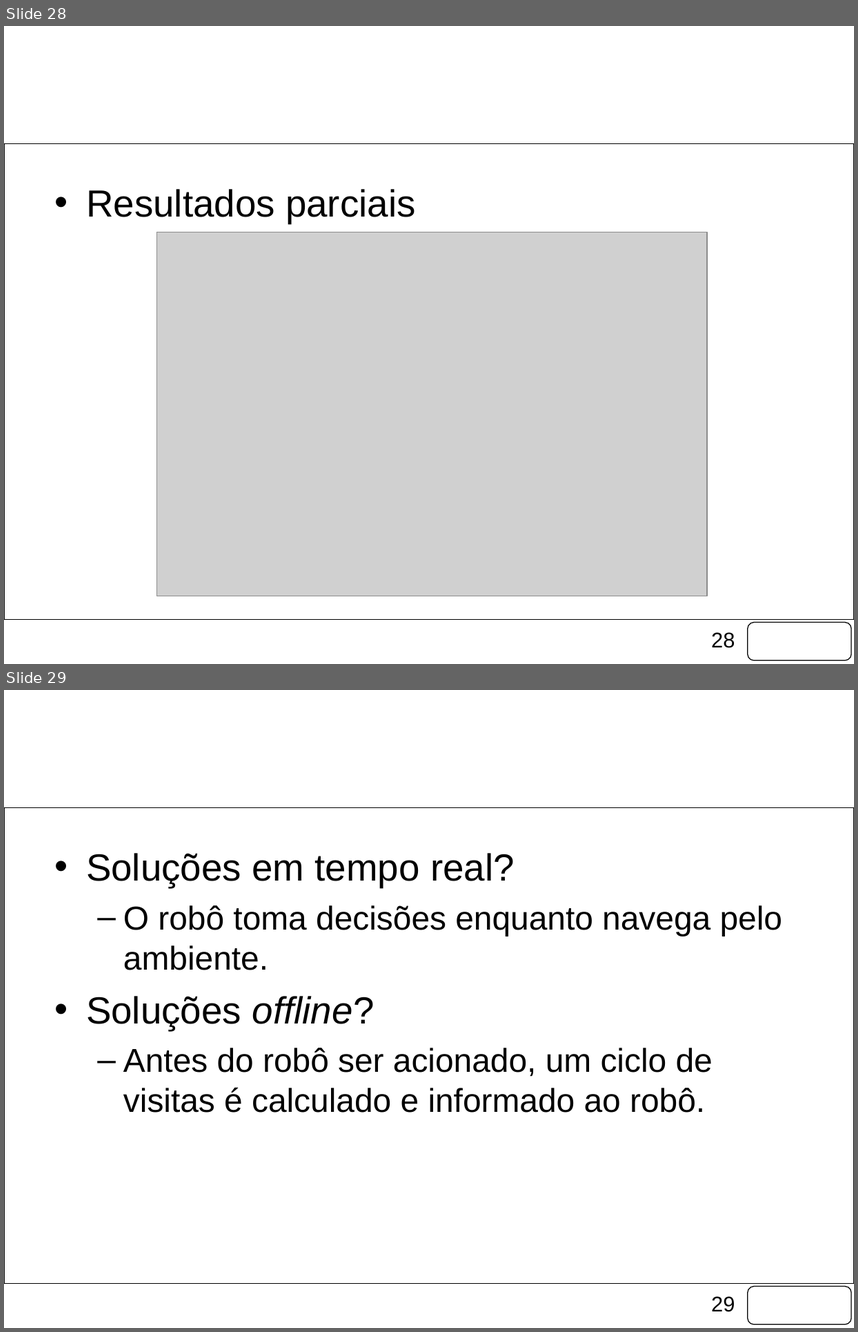
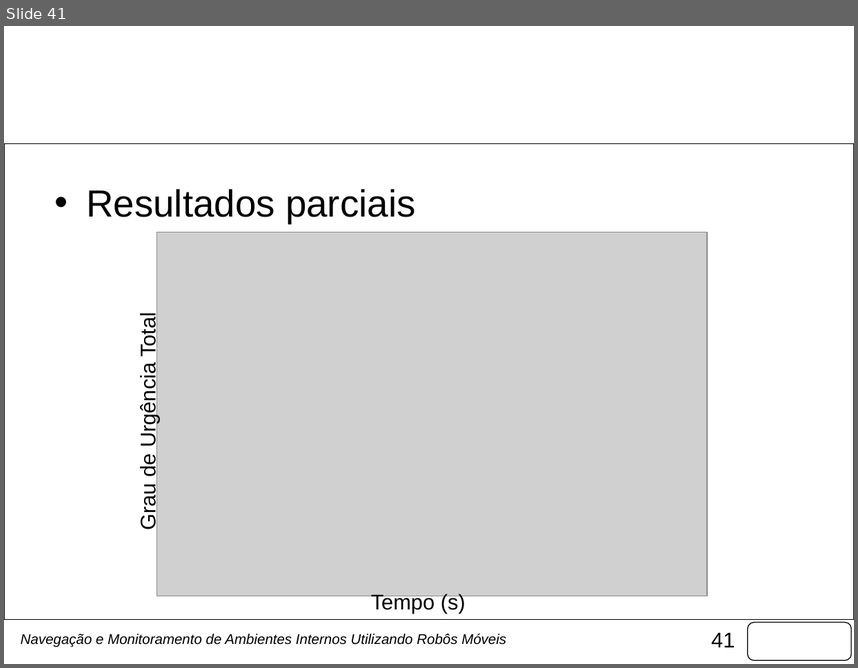
Before and after one commit to fongoses/robo2, a slide deck: documentos/Apresentação Março.pptx. Shown one above the other, each under a label of ours: slides 28 and 29 before the commit, slide 41 after it. The pictures are 858x1332 and 858x668 pixels, drawn with LibreOffice and Linux fonts; fonts in the diff are those of the drawing; grey boxes stand for pictures; background and template pictures are left out. Boxes give left, top, right and bottom in pixels: in the first picture for what was removed or moved away, otherwise in the second. Text is boxed around its words. In the diff, an @@ line names an element or a change of style, - is before the commit and + after.

```diff
--- a/documentos/Apresentação Março.pptx
+++ b/documentos/Apresentação Março.pptx
@@ slide 29 removed at (4,690,854,1328), background picture (left out); not listed: 3 template elements that a slide beside it also shows @@
@@ title removed at (47,716,811,821) @@
-Considerações finais
@@ text removed at (86,853,783,1112) @@
-• Soluções em tempo real?
-  – O robô toma decisões enquanto navega pelo ambiente.
-• Soluções offline?
-  – Antes do robô ser acionado, um ciclo de visitas é calculado e informado ao robô.
@@ what was slide 28 is now slide 41 @@
@@ slide 41 changed as well @@
@@ text added at (136,316,160,528), 18 pt, text #000000 @@
+Grau de Urgência Total
@@ text added at (371,592,466,612), 18 pt, text #000000 @@
+Tempo (s)
@@ text added at (21,633,506,647), 12 pt, text #000000, italic @@
+Navegação e Monitoramento de Ambientes Internos Utilizando Robôs Móveis
@@ page number at (711,632,735,647): text changed @@
-28
+41
```
Also in this commit, not shown: 22 other slides changed, 26 slides added, 4 other slides removed, 6 other files.
